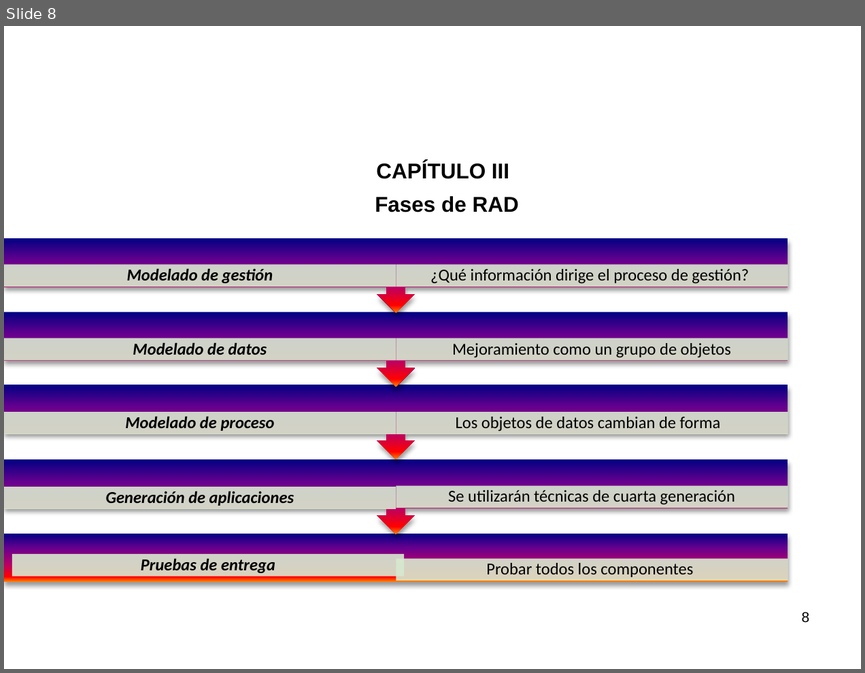
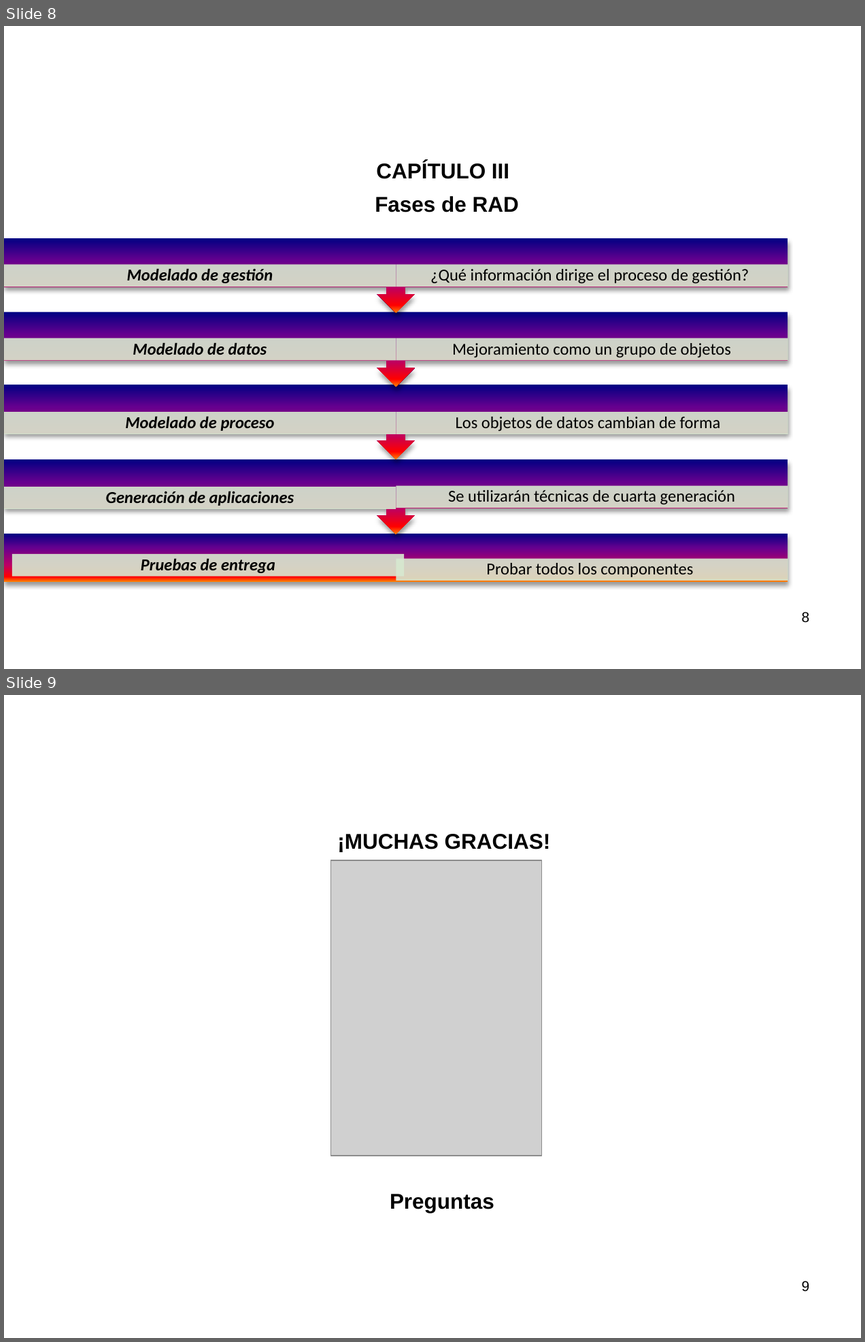
Before and after one commit to AEVegaEngineer/Tesis, a slide deck: diapositivas Andrés Vega.pptx. Shown one above the other, each under a label of ours: slide 8 before the commit, slides 8 and 9 after it. The pictures are 865x673 and 865x1342 pixels, drawn with LibreOffice and Linux fonts; fonts in the diff are those of the drawing; grey boxes stand for pictures; background and template pictures are left out. Boxes give left, top, right and bottom in pixels: in the first picture for what was removed or moved away, otherwise in the second. Text is boxed around its words. In the diff, an @@ line names an element or a change of style, - is before the commit and + after.

```diff
--- a/diapositivas Andrés Vega.pptx
+++ b/diapositivas Andrés Vega.pptx
@@ slide 9 added at (x1=4, y1=695, x2=861, y2=1338), background picture (left out) @@
@@ text added at (x1=337, y1=834, x2=551, y2=852), 18 pt, text #000000, bold @@
+¡MUCHAS GRACIAS!
@@ picture added at (x1=330, y1=860, x2=541, y2=1156) @@
@@ text added at (x1=390, y1=1193, x2=494, y2=1212), 18 pt, text #000000, bold @@
+Preguntas
@@ page number added at (x1=802, y1=1280, x2=810, y2=1291), 12 pt, text #000000 @@
+9
```
Also in this commit, not shown: 2 slides changed, 1 other file.
